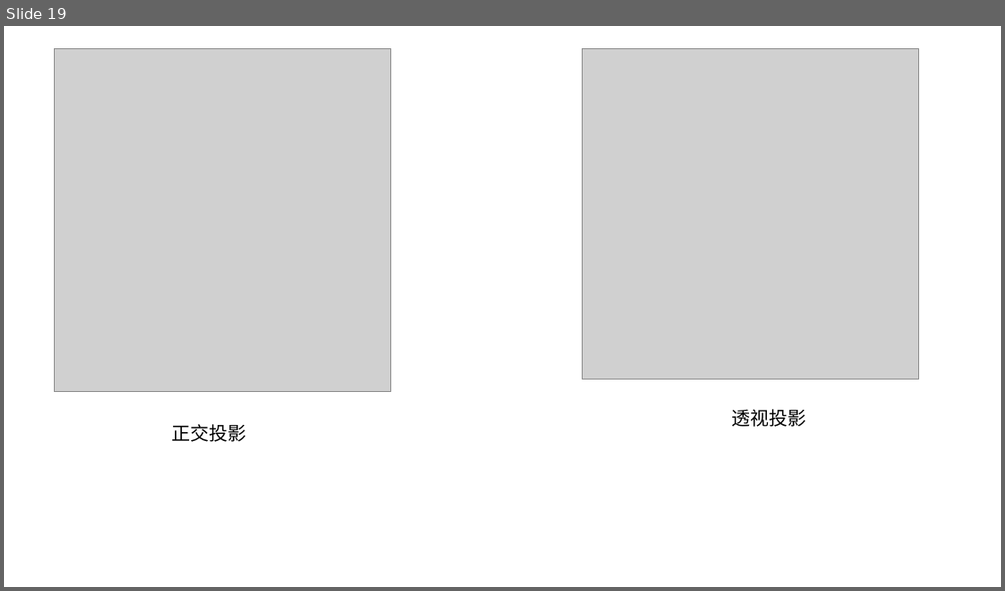
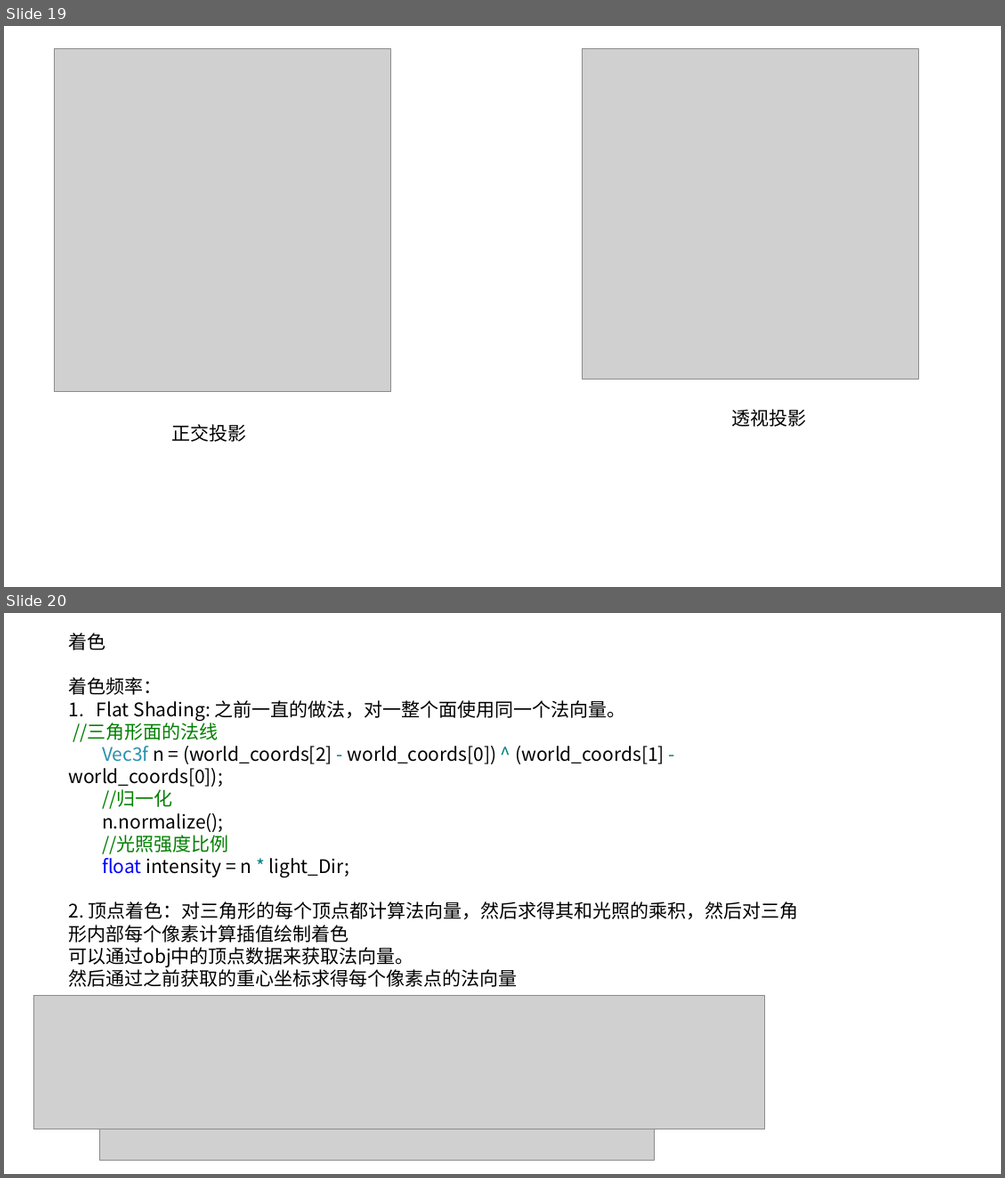
Before and after one commit to XTG111/Learn_tinyProject, a slide deck: render/TinyRenderer.pptx. Shown one above the other, each under a label of ours: slide 19 before the commit, slides 19 and 20 after it. The pictures are 1005x591 and 1005x1178 pixels, drawn with LibreOffice and Linux fonts; fonts in the diff are those of the drawing; grey boxes stand for pictures. Boxes give left, top, right and bottom in pixels: in the first picture for what was removed or moved away, otherwise in the second. Text is boxed around its words. In the diff, an @@ line names an element or a change of style, - is before the commit and + after.

Commit message:
着色方式，和相机变换

```diff
--- a/render/TinyRenderer.pptx
+++ b/render/TinyRenderer.pptx
@@ slide 20 added at [4,613,1001,1174], background #FFFFFF @@
@@ text added at [68,633,799,987], 18 pt, text #000000 @@
+着色
+着色频率：
+1. Flat Shading: 之前一直的做法，对一整个面使用同一个法向量。
+//三角形面的法线
+Vec3f n = (world_coords[2] - world_coords[0]) ^ (world_coords[1] - world_coords[0]);
+//归一化
+n.normalize();
+//光照强度比例
+float intensity = n * light_Dir;
+2. 顶点着色：对三角形的每个顶点都计算法向量，然后求得其和光照的乘积，然后对三角形内部每个像素计算插值绘制着色
+可以通过obj中的顶点数据来获取法向量。
+然后通过之前获取的重心坐标求得每个像素点的法向量
@@ picture added at [34,995,765,1129] @@
@@ picture added at [100,1129,655,1160] @@
```
Also in this commit, not shown: 8 other slides added, 36 other files.
